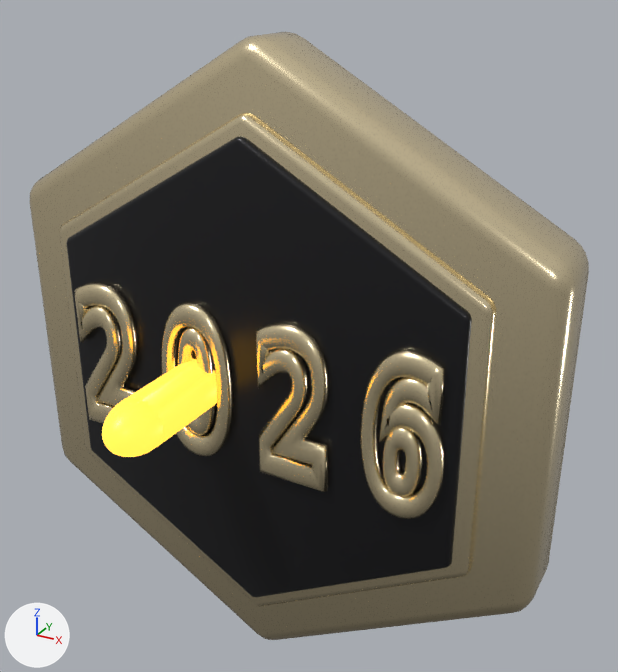
Two versions of the glTF model next-app/public/3d/year-2026.glb, one commit apart.
Both versions are drawn from a camera (50 mm lens) standing at (0.763, -1.262, 0.72) and looking at (0.081, -0.023, 0.101). Arrows for +X, +Y and +Z are at lower left; the lights stay in place. The older version comes first. Vertices at exactly the same position are counted once.

Objects in the first picture: 'Cylinder', 'Text', 'Text.001', 'Text.002', 'Text.003', 'frame', 'panel', 'ring'.
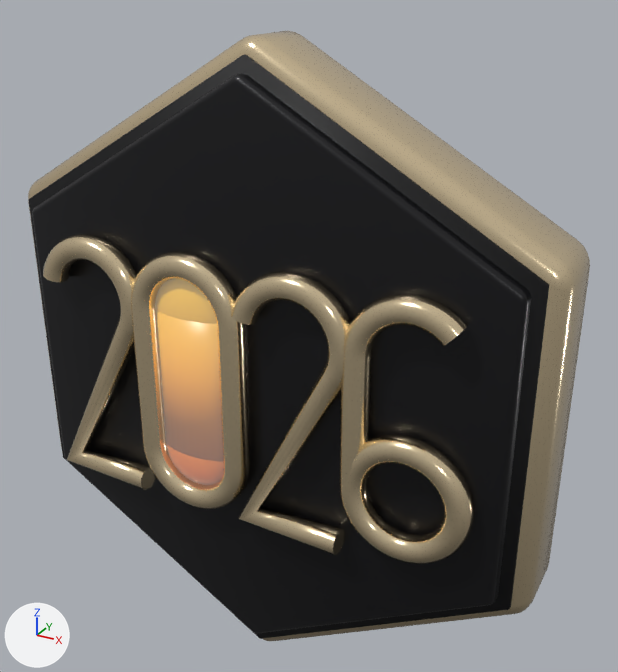
What differs and where, as boxes [x1, y1, x2, y2] in the pictures (618 x 672 px):
'panel', reshaped (23% wider, 21% taller): before [66, 136, 472, 597]; after [32, 74, 531, 633]
'ring', reshaped, recoloured (19% wider, 19% taller): before [59, 113, 496, 606]; after [28, 54, 549, 639]
'Cylinder', recoloured, reshaped: before [102, 359, 217, 457]; after [155, 279, 224, 485]
'zero', added (beige): after [131, 251, 249, 509]
'Text.003', deleted (beige): before [360, 350, 445, 519]
'two.001', added (beige): after [231, 271, 351, 555]
'six_loop', added (beige): after [339, 434, 474, 564]
'Text.002', deleted (beige): before [256, 323, 328, 492]
'two', added (beige): after [43, 234, 155, 490]
'six_stem', added (beige): after [339, 294, 468, 492]
'Text.001', deleted (beige): before [161, 302, 233, 456]
'Text', deleted (beige): before [74, 282, 137, 424]
part 1 of me_cylinder_003, added (orange): after [155, 279, 224, 485]
part 2 of me_cylinder_003, deleted: before [102, 359, 217, 457]
'frame', unchanged, covered by the edit: before [30, 32, 589, 640]; after [28, 31, 590, 641]

Patch to the scene script:
```diff
--- a/next-app/public/3d/year-2026.glb.py
+++ b/next-app/public/3d/year-2026.glb.py
@@ mat_pill @@
 n0 = _N.new('ShaderNodeBsdfPrincipled'); n0.name = 'Principled BSDF'
-n0.inputs[0].default_value = (0.3, 0.15, 0.015, 1.0)  # 'Base Color', brown #956c21
-n0.inputs[2].default_value = 0.4  # 'Roughness'
-n0.inputs[27].default_value = (1.0, 0.5, 0.05, 1.0)  # 'Emission Color', orange #ffbc3f
-n0.inputs[28].default_value = 1.8  # 'Emission Strength'
+n0.inputs[2].default_value = 0.3  # 'Roughness'
+n0.inputs[28].default_value = 0.12  # 'Emission Strength'
 n1 = _N.new('ShaderNodeOutputMaterial'); n1.name = 'Material Output'
+n2 = _N.new('ShaderNodeVertexColor'); n2.name = 'Color Attribute'
 _L.new(n0.outputs[0], n1.inputs[0])  # 'BSDF' to 'Surface'
+_L.new(n2.outputs[0], n0.inputs[0])  # 'Color' to 'Base Color'
@@ me_cylinder_003 @@
-me_cylinder_003.from_pydata(...)  # 1008 vertices, 2012 faces; spans x -0.152..-0.053, y -0.361..0.125, z -0.05..0.05
+me_cylinder_003.from_pydata(...)  # 1022 vertices, 2044 faces; spans x -0.188..-0.027, y -0.146..-0.082, z -0.221..0.221
+# me_cylinder_003 part 1: 1022 vertices added at x -0.188..-0.027, y -0.146..-0.082, z -0.221..0.221
+# me_cylinder_003 part 2: 1008 vertices removed from x -0.152..-0.053, y -0.361..0.125, z -0.05..0.05
 me_cylinder_003.materials.append(mat_pill)
@@ me_cylinder_002 @@
-me_cylinder_002.from_pydata(...)  # 228 vertices, 452 faces; spans x -0.403..0.403, y -0.112..0.088, z -0.462..0.462
+me_cylinder_002.from_pydata(...)  # 228 vertices, 452 faces; spans x -0.485..0.485, y -0.112..0.088, z -0.557..0.557
+# me_cylinder_002 part 4: the whole mesh is multiplied about its middle by the matrix ((1.204, 0.0, 0.0), (0.0, 0.989, 0.0), (0.0, 0.0, 1.204))
 me_cylinder_002.materials.append(mat_panel)
@@ me_cylinder_001 @@
-me_cylinder_001.from_pydata(...)  # 228 vertices, 452 faces; spans x -0.433..0.433, y -0.1..0.09, z -0.496..0.496
-me_cylinder_001.materials.append(mat_frame)  # beige #f6e5bc
+me_cylinder_001.from_pydata(...)  # 12 vertices, 20 faces; spans x -0.507..0.507, y -0.089..0.081, z -0.585..0.585
+# me_cylinder_001 part 3: the whole mesh is rebuilt
+me_cylinder_001.materials.append(mat_groove)  # black #0d0d10
@@ ob_text @@
-ob_text = bpy.data.objects.new('Text', me_text)
@@ ob_text_001 @@
-ob_text_001 = bpy.data.objects.new('Text.001', me_text_001)
@@ ob_text_002 @@
-ob_text_002 = bpy.data.objects.new('Text.002', me_text_002)
@@ ob_text_003 @@
-ob_text_003 = bpy.data.objects.new('Text.003', me_text_003)
@@ ob_zero @@
+ob_zero = bpy.data.objects.new('zero', me_zero)  # 700 vertices, 1400 faces; spans x -0.226..0.011, y -0.024..0.024, z -0.258..0.258; in mat_gold (beige #fae5bc)
+ob_zero.location = (0.0, -0.132, 0.0)
@@ ob_two_001 @@
+ob_two_001 = bpy.data.objects.new('two.001', me_two_001)  # 378 vertices, 752 faces; spans x -0.008..0.226, y -0.024..0.024, z -0.258..0.258; in mat_gold (beige #fae5bc)
+ob_two_001.location = (0.0, -0.132, 0.0)
@@ ob_two @@
+ob_two = bpy.data.objects.new('two', me_two)  # 378 vertices, 752 faces; spans x -0.438..-0.204, y -0.024..0.024, z -0.258..0.258; in mat_gold (beige #fae5bc)
+ob_two.location = (0.0, -0.132, 0.0)
@@ ob_six_stem @@
+ob_six_stem = bpy.data.objects.new('six_stem', me_six_stem)  # 364 vertices, 724 faces; spans x 0.204..0.406, y -0.023..0.023, z -0.105..0.259; in mat_gold (beige #fae5bc)
+ob_six_stem.location = (0.0, -0.132, 0.0)
@@ ob_six_loop @@
+ob_six_loop = bpy.data.objects.new('six_loop', me_six_loop)  # a torus around y (ring radius 0.095, tube radius 0.024) spanning x 0.204..0.441, y -0.024..0.024, z -0.223..0.013; in mat_gold (beige #fae5bc)
+ob_six_loop.location = (0.0, -0.132, 0.0)
```
